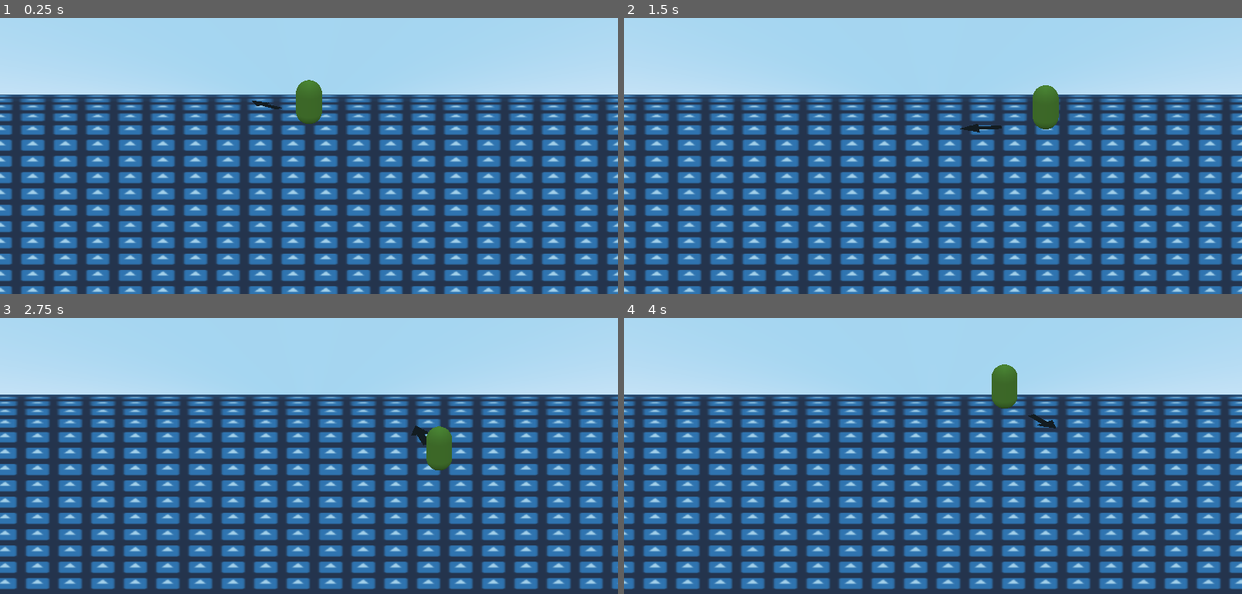
Above: before the commit, frames 1-4 (two rows, left to right).
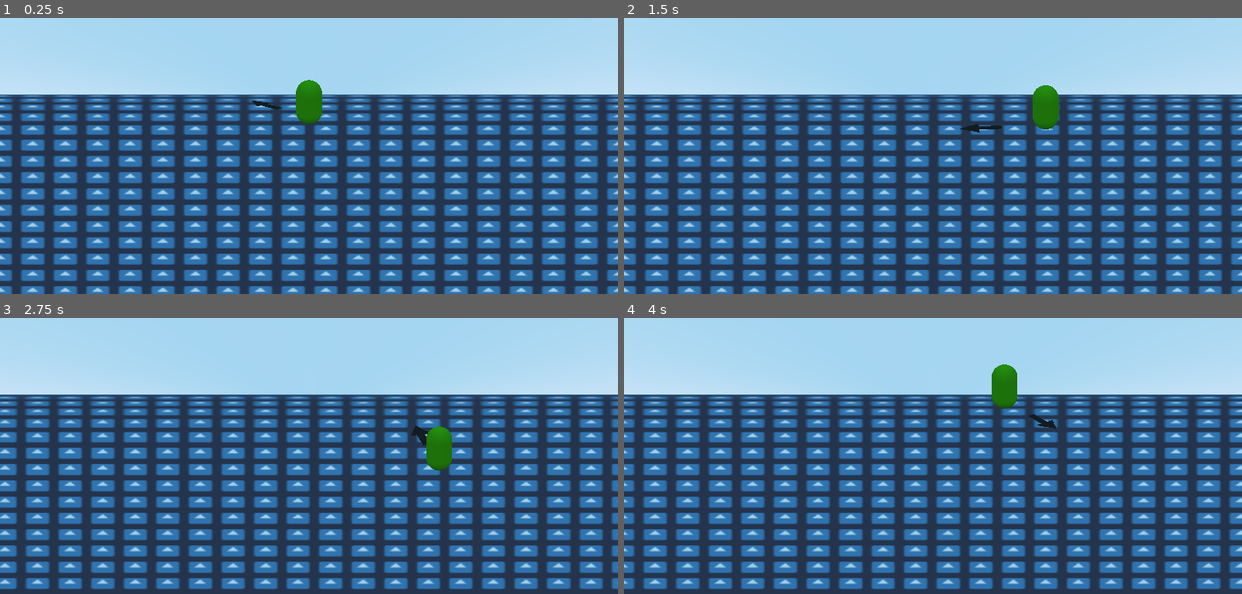
Above: after the commit, the same moments.

Repository: MTareqAzim/tag
Game: Godot game, scene res://Scenes/Worlds/World.tscn
Same seed, same stepped clock (60 frames per second), same inputs: the game is played once before the commit and once after it. The engine's default icon, where the game draws it, is replaced by a stand-in: a white triangle on a blue panel in a dark square.
Inputs (mouse positions are in pixels of both pictures, inside the frame that each line leads up to):
- Up to frame 1 (0.25 s): no input
- Up to frame 2 (1.5 s): tap Enter at 0.5 s; move the mouse to (1068, 103) at 0.52 s; hold D (move_right) 0.53-1.28 s; move the mouse to (809, 136) at 1.27 s; hold S (move_back) from 1.28 s (still down)
- Up to frame 3 (2.75 s): move the mouse to (370, 342) at 2.02 s; release S (move_back) at 2.03 s; hold D (move_right) from 2.03 s (still down)
- Up to frame 4 (4 s): move the mouse to (902, 489) at 2.77 s; release D (move_right) at 2.78 s; hold W (move_forward) 2.78-3.53 s; move the mouse to (1118, 472) at 3.52 s; hold A (move_left) from 3.53 s (still down)

The runs differ from the first frame. In frame 1, 0.6% of the frame differs, in the area x 47-53%, y 22-38%; in frame 2, 0.6%; in frame 3, 0.6%; in frame 4, 0.6%.

Commit message:
Added stunned state.

Diff:
--- a/Scenes/Player/Player.tscn
+++ b/Scenes/Player/Player.tscn
@@ -1,9 +1,9 @@
-[gd_scene load_steps=30 format=2]
+[gd_scene load_steps=32 format=2]
 
 [ext_resource path="res://Utils/Entity/entity.gd" type="Script" id=1]
 [ext_resource path="res://Utils/Action Buffer/action_buffer.gd" type="Script" id=2]
 [ext_resource path="res://Utils/Input Handler/player_input_handler.gd" type="Script" id=3]
-[ext_resource path="res://Utils/State Machine/state_machine.gd" type="Script" id=4]
+[ext_resource path="res://Scenes/Player/player_state_machine.gd" type="Script" id=4]
 [ext_resource path="res://Utils/Input Handler/Action Map/action_map.gd" type="Script" id=5]
 [ext_resource path="res://Scenes/Player/States/Idle.tscn" type="PackedScene" id=6]
 [ext_resource path="res://Utils/Entity/Look Direction/look_direction.gd" type="Script" id=7]
@@ -19,13 +19,14 @@
 [ext_resource path="res://Utils/Entity/Animation Player/animation.gd" type="Script" id=17]
 [ext_resource path="res://Scenes/Player/States/Predash.tscn" type="PackedScene" id=18]
 [ext_resource path="res://Scenes/Player/absolute_destruction_area.gd" type="Script" id=19]
+[ext_resource path="res://Scenes/Player/States/Stunned.tscn" type="PackedScene" id=20]
 
 [sub_resource type="CapsuleShape" id=1]
 radius = 0.2
 height = 0.32
 
 [sub_resource type="SpatialMaterial" id=4]
-albedo_color = Color( 0.447059, 0.639216, 0.211765, 1 )
+albedo_color = Color( 0.211765, 0.698039, 0.0509804, 1 )
 
 [sub_resource type="CapsuleMesh" id=3]
 material = SubResource( 4 )
@@ -67,6 +68,18 @@
 "transitions": PoolRealArray( 1 ),
 "update": 1,
 "values": [ true ]
+}
+tracks/2/type = "value"
+tracks/2/path = NodePath("MeshInstance:mesh:material:albedo_color")
+tracks/2/interp = 1
+tracks/2/loop_wrap = true
+tracks/2/imported = false
+tracks/2/enabled = true
+tracks/2/keys = {
+"times": PoolRealArray( 0 ),
+"transitions": PoolRealArray( 1 ),
+"update": 0,
+"values": [ Color( 0.211765, 0.698039, 0.0509804, 1 ) ]
 }
 
 [sub_resource type="Animation" id=7]
@@ -108,6 +121,46 @@
 [sub_resource type="Animation" id=9]
 resource_name = "run"
 
+[sub_resource type="Animation" id=12]
+resource_name = "stunned"
+length = 0.5
+tracks/0/type = "value"
+tracks/0/path = NodePath("LookPivot/DestructionArea/CollisionShape:disabled")
+tracks/0/interp = 1
+tracks/0/loop_wrap = true
+tracks/0/imported = false
+tracks/0/enabled = true
+tracks/0/keys = {
+"times": PoolRealArray( 0 ),
+"transitions": PoolRealArray( 1 ),
+"update": 1,
+"values": [ true ]
+}
+tracks/1/type = "value"
+tracks/1/path = NodePath("LookPivot/AbsoluteDestruction/CollisionShape:disabled")
+tracks/1/interp = 1
+tracks/1/loop_wrap = true
+tracks/1/imported = false
+tracks/1/enabled = true
+tracks/1/keys = {
+"times": PoolRealArray( 0 ),
+"transitions": PoolRealArray( 1 ),
+"update": 1,
+"values": [ true ]
+}
+tracks/2/type = "value"
+tracks/2/path = NodePath("MeshInstance:mesh:material:albedo_color")
+tracks/2/interp = 1
+tracks/2/loop_wrap = true
+tracks/2/imported = false
+tracks/2/enabled = true
+tracks/2/keys = {
+"times": PoolRealArray( 0, 0.5 ),
+"transitions": PoolRealArray( 1, 1 ),
+"update": 1,
+"values": [ Color( 0.858824, 0.188235, 0.188235, 1 ), Color( 0.211765, 0.698039, 0.0509804, 1 ) ]
+}
+
 [node name="Player" type="KinematicBody"]
 collision_mask = 49
 script = ExtResource( 1 )
@@ -178,11 +231,6 @@
 action = "mouse_left"
 mapped_action = "dash"
 
-[node name="Jump" type="Node" parent="Input"]
-script = ExtResource( 5 )
-action = "space"
-mapped_action = "jump"
-
 [node name="Buffer" type="Node" parent="."]
 script = ExtResource( 2 )
 
@@ -243,6 +291,12 @@
 variables = {
 "dash_distance": 6.0,
 "dash_duration": 0.5
+}
+
+[node name="Stunned" parent="StateMachine" instance=ExtResource( 20 )]
+dependencies = {
+"input": NodePath("../../Input"),
+"target": NodePath("../../Target")
 }
 
 [node name="AnimationPlayer" type="AnimationPlayer" parent="."]
@@ -251,9 +305,11 @@
 anims/idle = SubResource( 8 )
 anims/predash = SubResource( 11 )
 anims/run = SubResource( 9 )
+anims/stunned = SubResource( 12 )
 script = ExtResource( 17 )
 initial_animation = "idle"
 
+[connection signal="stun_body" from="LookPivot/DestructionArea" to="StateMachine" method="_on_stun_body"]
 [connection signal="direction_changed" from="Target" to="TargetPivot" method="_update_angle"]
 [connection signal="direction_changed" from="LookTarget" to="LookPivot" method="_update_angle"]
 [connection signal="state_changed" from="StateMachine" to="AnimationPlayer" method="_on_StateMachine_state_changed"]
--- a/Scenes/Player/States/Dash.tscn
+++ b/Scenes/Player/States/Dash.tscn
@@ -1,9 +1,10 @@
-[gd_scene load_steps=8 format=2]
+[gd_scene load_steps=9 format=2]
 
 [ext_resource path="res://Utils/State Machine/State/component_state.gd" type="Script" id=1]
 [ext_resource path="res://Utils/Entity/State Components/Movement/dash_component.gd" type="Script" id=2]
 [ext_resource path="res://Utils/State Machine/State/State Components/Node State Components/Enter/call_function_enter_state_component.gd" type="Script" id=3]
 [ext_resource path="res://Utils/State Machine/State/State Components/Transitions/animation_finished_transition_state_component.gd" type="Script" id=4]
+[ext_resource path="res://Utils/State Machine/State/State Components/Transitions/pressed_transition_state_component.gd" type="Script" id=5]
 [ext_resource path="res://Scenes/Player/target_direction_state_component.gd" type="Script" id=6]
 [ext_resource path="res://Utils/Grouping Node/grouping_node.gd" type="Script" id=7]
 [ext_resource path="res://Scenes/Player/States/spawn_rocks_state_component.gd" type="Script" id=8]
@@ -49,3 +50,8 @@
 script = ExtResource( 4 )
 animation = "dash"
 NEXT_STATE = "previous"
+
+[node name="Stunned" type="Node" parent="Transitions"]
+script = ExtResource( 5 )
+ACTION = "stunned"
+NEXT_STATE = "stunned"
--- /dev/null
+++ b/Scenes/Player/States/Stunned.tscn
@@ -0,0 +1,27 @@
+[gd_scene load_steps=5 format=2]
+
+[ext_resource path="res://Utils/State Machine/State/component_state.gd" type="Script" id=1]
+[ext_resource path="res://Utils/State Machine/State/State Components/Transitions/animation_finished_transition_state_component.gd" type="Script" id=2]
+[ext_resource path="res://Utils/Grouping Node/grouping_node.gd" type="Script" id=3]
+[ext_resource path="res://Scenes/Player/target_direction_state_component.gd" type="Script" id=4]
+
+[node name="Stunned" type="Node"]
+script = ExtResource( 1 )
+state_name = "stunned"
+push_down = true
+overwrite = true
+dependencies = {
+"input": NodePath(""),
+"target": NodePath("")
+}
+
+[node name="Target" type="Node" parent="."]
+script = ExtResource( 4 )
+
+[node name="Transitions" type="Node" parent="."]
+script = ExtResource( 3 )
+
+[node name="Previous" type="Node" parent="Transitions"]
+script = ExtResource( 2 )
+animation = "stunned"
+NEXT_STATE = "previous"
--- a/Scenes/Player/destruction_area.gd
+++ b/Scenes/Player/destruction_area.gd
@@ -1,4 +1,6 @@
 extends Area
+
+signal stun_body
 
 export var body_path : NodePath
 
@@ -10,3 +12,7 @@
 	var body_speed = body_velocity.length()
 
 	return body_speed
+
+
+func stun_body():
+	emit_signal("stun_body")
--- /dev/null
+++ b/Scenes/Player/player_state_machine.gd
@@ -0,0 +1,9 @@
+extends StateMachine
+
+
+func _on_stun_body():
+	var stunned_event = InputAction.new()
+	stunned_event.action = "stunned"
+	stunned_event.pressed = true
+
+	handle_input(stunned_event)
--- a/Scenes/Rocks/RocksBody.tscn
+++ b/Scenes/Rocks/RocksBody.tscn
@@ -21,7 +21,7 @@
 "times": PoolRealArray( 0 ),
 "transitions": PoolRealArray( 1 ),
 "update": 0,
-"values": [ Vector3( 0, 0, 0 ) ]
+"values": [ Vector3( 1, -1, 0 ) ]
 }
 
 [sub_resource type="Animation" id=3]
@@ -48,6 +48,7 @@
 script = ExtResource( 2 )
 
 [node name="Spatial" type="Spatial" parent="."]
+transform = Transform( 1, 0, 0, 0, 1, 0, 0, 0, 1, 1, -1, 0 )
 
 [node name="Icosphere" parent="Spatial" instance=ExtResource( 1 )]
 transform = Transform( -4.37114e-08, 0, 1, 0, 1, 0, -1, 0, -4.37114e-08, -0.7, 0, 0 )
--- a/Scenes/Rocks/rocks_body.gd
+++ b/Scenes/Rocks/rocks_body.gd
@@ -1,6 +1,7 @@
 extends RigidBody
 
-export var speed_threshold := 5.0
+export var speed_threshold := 10.0
+export var stun_threshold := 6.0
 
 
 func _ready():
@@ -19,3 +20,9 @@
 
 	if incoming_body_speed >= speed_threshold:
 		crumble()
+
+	if not area.has_method("stun_body"):
+		return
+
+	if incoming_body_speed < speed_threshold and incoming_body_speed >= stun_threshold:
+		area.stun_body()
